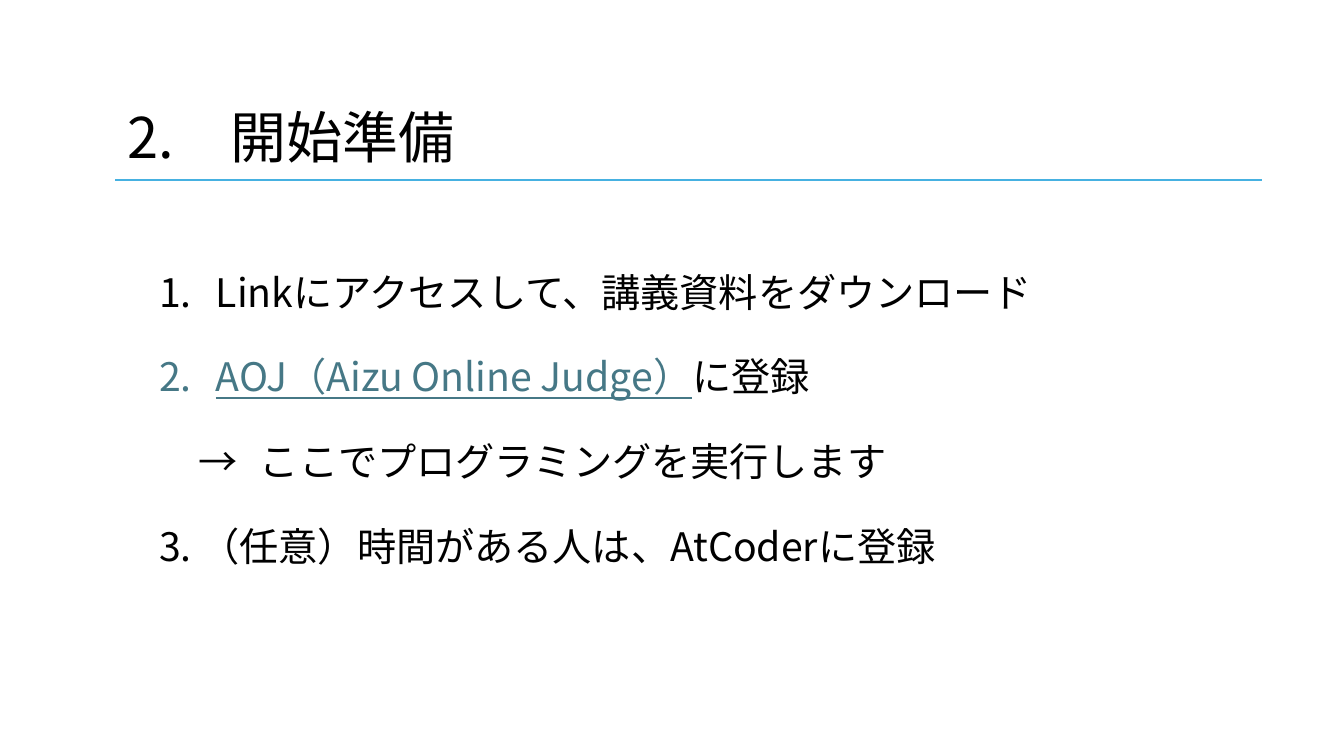
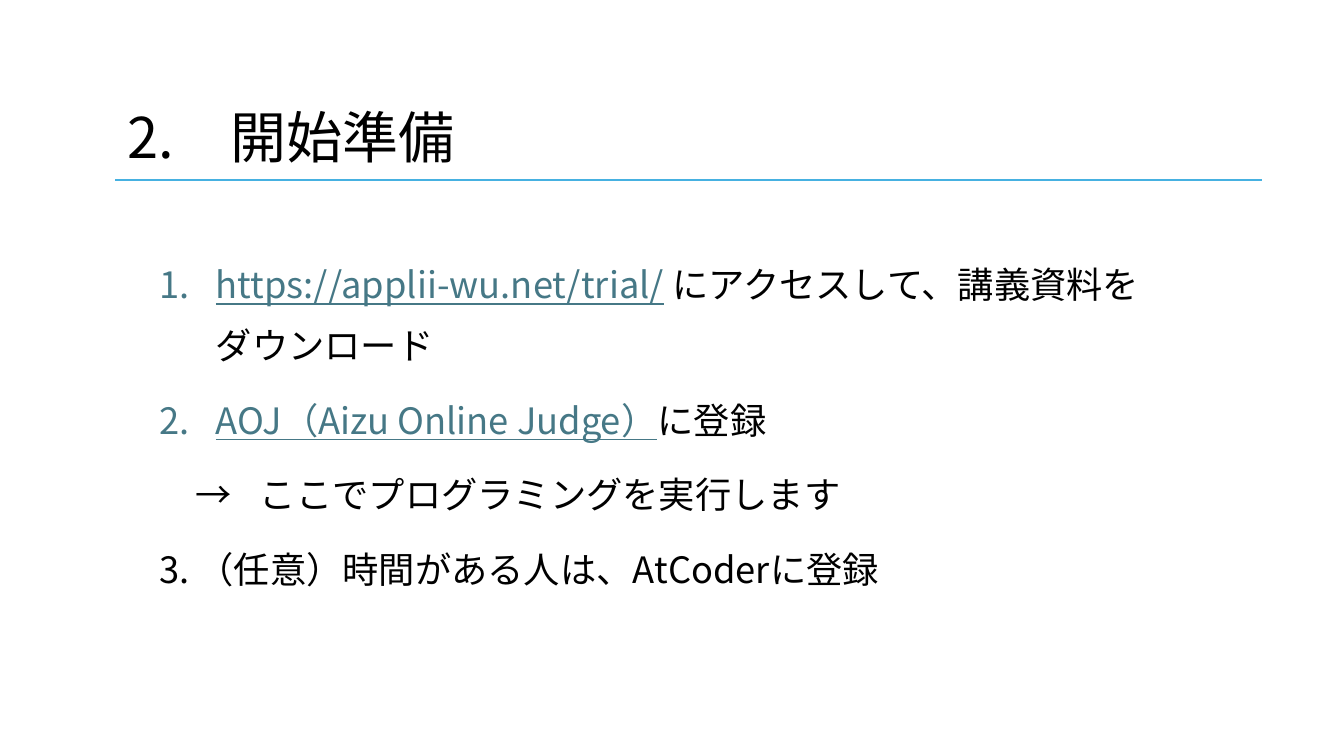
Before and after one commit to AppLii/applii-welcom-event, a slide deck: slide 3 of 2-python/Python体験会.pptx. Drawn at 1344x756 pixels with LibreOffice and Linux fonts; fonts in the diff are those of the drawing. Boxes give left, top, right and bottom in pixels: in the first picture for what was removed or moved away, otherwise in the second. Text is boxed around its words. In the diff, an @@ line names an element or a change of style, - is before the commit and + after.

```diff
--- a/2-python/Python体験会.pptx
+++ b/2-python/Python体験会.pptx
@@ text at (216,267,1139,362): text changed; size 28 to 25.9 pt; text colour #000000 to #467886 @@
-1. Linkにアクセスして、講義資料をダウンロード
+1. https://applii-wu.net/trial/ にアクセスして、講義資料をダウンロード
@@ text at (159,403,879,587): size 28 to 25.9 pt in "AOJ（Aizu Online Judge）に登録", "→ ここでプログラミングを実行します", "3. （任意）時間がある人は、AtCoderに登録"; line spacing 1.5 to 1.4 @@
```
Also in this commit, not shown: 1 other slide changed, 2 other files.
